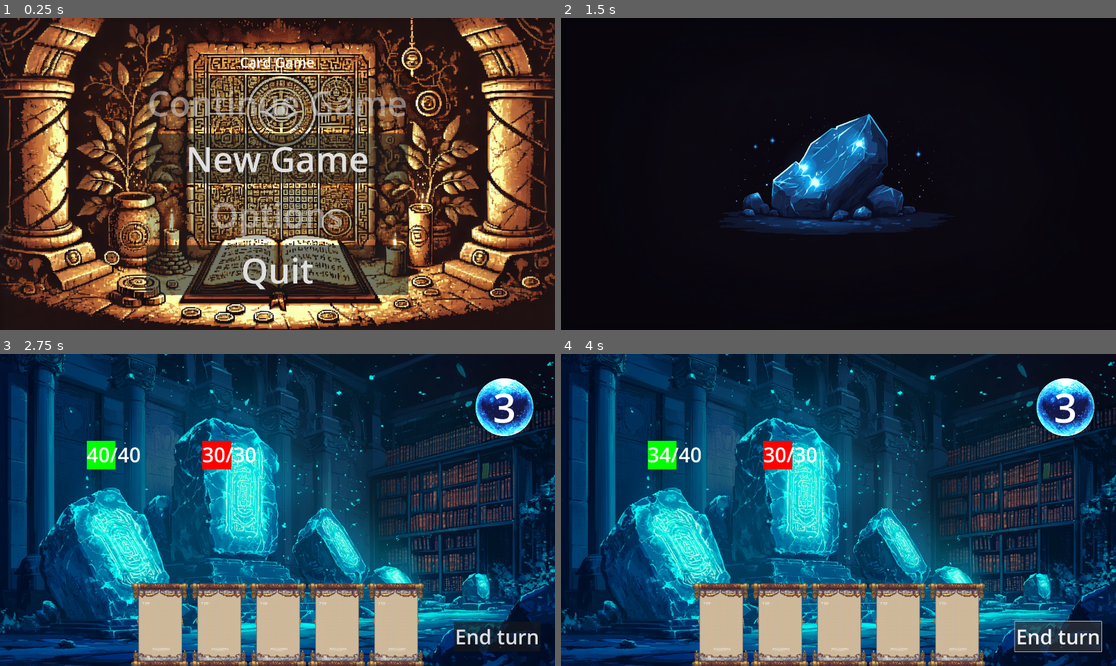
Above: before the commit, frames 1-4 (two rows, left to right).
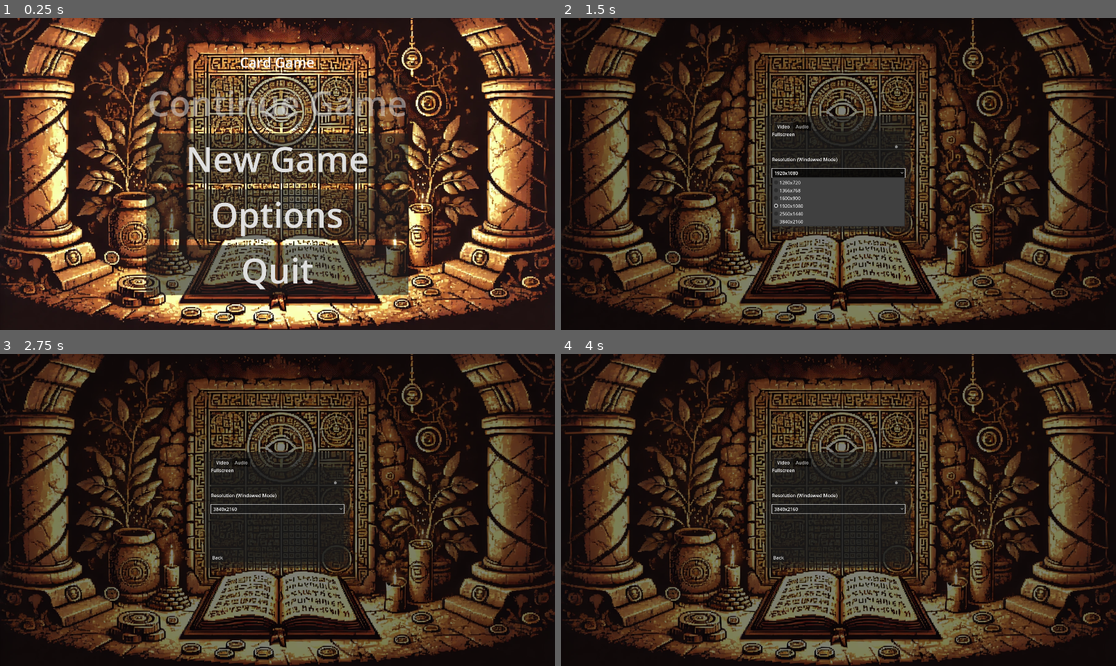
Above: after the commit, the same moments.

Repository: Pixel-Pilgrims/game-off-2024
Game: Godot game, scene res://scenes/Main.tscn
Two runs of this game, one before a commit and one after it. Both use one fixed random seed, a clock stepped at 60 frames per second and the inputs below. Sound files missing from this copy of the repository are replaced by a short silence.
Inputs (mouse positions are in pixels of both pictures, inside the frame that each line leads up to):
- Up to frame 1 (0.25 s): no input
- Up to frame 2 (1.5 s): click (838, 214) at 0.5 s, where only the run after the commit has a clickable "Options"; click (838, 174) at 1.25 s, where only the run after the commit has a clickable "1920x1080"
- Up to frame 3 (2.75 s): click (216, 556) at 2 s, where only the run after the commit has a clickable "Back"
- Up to frame 4 (4 s): click (838, 510) at 2.75 s, where only the run after the commit has a clickable "3840x2160"; click (1060, 637) at 3.5 s, where only the run before the commit has a clickable "End turn"

The runs differ from the first frame. In frame 1, 4.7% of the frame differs, in the area x 26-74%, y 54-72%; in frame 2, 59%; in frame 3, 98%; in frame 4, 99%, in the area x 0-100%, y 0-100%.

Commit message:
feat: add options menu

Diff:
--- a/project.godot
+++ b/project.godot
@@ -21,6 +21,7 @@
 
 [autoload]
 
+ConfigManager="*res://scripts/managers/config_manager.gd"
 GameState="*res://scripts/autoload/game_state.gd"
 
 [display]
@@ -38,10 +39,6 @@
 config/itch_username=""
 config/itch_project_name=""
 
-[internationalization]
-
-locale/translations=PackedStringArray("res://addons/maaacks_options_menus/base/translations/menus_translations.en.translation", "res://addons/maaacks_options_menus/base/translations/menus_translations.fr.translation")
-
 [maaacks_options_menus]
 
 disable_plugin_dialogues=true
--- /dev/null
+++ b/scenes/menus/options_menu.tscn
@@ -0,0 +1,96 @@
+[gd_scene load_steps=2 format=3 uid="uid://umnex4p7msdu"]
+
+[ext_resource type="Script" path="res://scripts/scenes/options_menu.gd" id="1_script"]
+
+[node name="OptionsMenu" type="Control"]
+layout_mode = 3
+anchors_preset = 15
+anchor_right = 1.0
+anchor_bottom = 1.0
+grow_horizontal = 2
+grow_vertical = 2
+mouse_filter = 2
+script = ExtResource("1_script")
+
+[node name="ColorRect" type="ColorRect" parent="."]
+layout_mode = 1
+anchors_preset = 15
+anchor_right = 1.0
+anchor_bottom = 1.0
+grow_horizontal = 2
+grow_vertical = 2
+color = Color(0, 0, 0, 0.5)
+
+[node name="CenterContainer" type="CenterContainer" parent="."]
+layout_mode = 1
+anchors_preset = 15
+anchor_right = 1.0
+anchor_bottom = 1.0
+grow_horizontal = 2
+grow_vertical = 2
+
+[node name="PanelContainer" type="PanelContainer" parent="CenterContainer"]
+custom_minimum_size = Vector2(500, 400)
+layout_mode = 2
+mouse_filter = 2
+
+[node name="MarginContainer" type="MarginContainer" parent="CenterContainer/PanelContainer"]
+layout_mode = 2
+theme_override_constants/margin_left = 20
+theme_override_constants/margin_top = 20
+theme_override_constants/margin_right = 20
+theme_override_constants/margin_bottom = 20
+
+[node name="TabContainer" type="TabContainer" parent="CenterContainer/PanelContainer/MarginContainer"]
+layout_mode = 2
+current_tab = 0
+
+[node name="Video" type="VBoxContainer" parent="CenterContainer/PanelContainer/MarginContainer/TabContainer"]
+layout_mode = 2
+theme_override_constants/separation = 20
+metadata/_tab_index = 0
+
+[node name="FullscreenLabel" type="Label" parent="CenterContainer/PanelContainer/MarginContainer/TabContainer/Video"]
+layout_mode = 2
+text = "Fullscreen"
+
+[node name="FullscreenToggle" type="CheckButton" parent="CenterContainer/PanelContainer/MarginContainer/TabContainer/Video"]
+unique_name_in_owner = true
+layout_mode = 2
+
+[node name="ResolutionLabel" type="Label" parent="CenterContainer/PanelContainer/MarginContainer/TabContainer/Video"]
+layout_mode = 2
+text = "Resolution (Windowed Mode)"
+
+[node name="ResolutionOptionButton" type="OptionButton" parent="CenterContainer/PanelContainer/MarginContainer/TabContainer/Video"]
+unique_name_in_owner = true
+layout_mode = 2
+
+[node name="Audio" type="VBoxContainer" parent="CenterContainer/PanelContainer/MarginContainer/TabContainer"]
+visible = false
+layout_mode = 2
+theme_override_constants/separation = 20
+metadata/_tab_index = 1
+
+[node name="MuteLabel" type="Label" parent="CenterContainer/PanelContainer/MarginContainer/TabContainer/Audio"]
+layout_mode = 2
+text = "Mute Audio"
+
+[node name="MuteToggle" type="CheckButton" parent="CenterContainer/PanelContainer/MarginContainer/TabContainer/Audio"]
+unique_name_in_owner = true
+layout_mode = 2
+
+[node name="VolumeLabel" type="Label" parent="CenterContainer/PanelContainer/MarginContainer/TabContainer/Audio"]
+layout_mode = 2
+text = "Master Volume"
+
+[node name="VolumeSlider" type="HSlider" parent="CenterContainer/PanelContainer/MarginContainer/TabContainer/Audio"]
+unique_name_in_owner = true
+layout_mode = 2
+
+[node name="BackButton" type="Button" parent="CenterContainer/PanelContainer/MarginContainer"]
+unique_name_in_owner = true
+layout_mode = 2
+size_flags_horizontal = 0
+size_flags_vertical = 8
+text = "Back"
--- /dev/null
+++ b/scripts/managers/config_manager.gd
@@ -0,0 +1,98 @@
+# config_manager.gd
+extends Node
+
+const CONFIG_PATH = "user://config.cfg"
+
+var config = {
+	"video": {
+		"fullscreen": false,
+		"resolution_index": 0
+	},
+	"audio": {
+		"master_volume": 0,
+		"muted": false
+	}
+}
+
+var resolutions = [
+	Vector2(1280, 720),
+	Vector2(1366, 768),
+	Vector2(1600, 900),
+	Vector2(1920, 1080),
+	Vector2(2560, 1440),
+	Vector2(3840, 2160)
+]
+
+func _ready() -> void:
+	# Important to call in _ready to ensure window exists
+	load_config()
+	# Call with a slight delay to ensure window is fully initialized
+	call_deferred("apply_config")
+
+func save_config() -> void:
+	var config_file = FileAccess.open(CONFIG_PATH, FileAccess.WRITE)
+	var json_string = JSON.stringify(config)
+	config_file.store_string(json_string)
+
+func load_config() -> void:
+	if not FileAccess.file_exists(CONFIG_PATH):
+		# Get current window state for initial config
+		config.video.fullscreen = DisplayServer.window_get_mode() == DisplayServer.WINDOW_MODE_FULLSCREEN
+		# Find closest resolution match for current window size
+		var current_size = DisplayServer.window_get_size()
+		var closest_index = 0
+		var smallest_diff = Vector2.INF
+		for i in range(resolutions.size()):
+			var diff = (resolutions[i] - Vector2(current_size)).length()
+			if diff < smallest_diff.length():
+				smallest_diff = Vector2(diff, diff)
+				closest_index = i
+		config.video.resolution_index = closest_index
+
+		# Get current audio state
+		config.audio.master_volume = AudioServer.get_bus_volume_db(0)
+		config.audio.muted = AudioServer.is_bus_mute(0)
+
+		save_config()
+		return
+
+	var config_file = FileAccess.open(CONFIG_PATH, FileAccess.READ)
+	var json_string = config_file.get_as_text()
+
+	var json = JSON.new()
+	var parse_result = json.parse(json_string)
+	if parse_result == OK:
+		var loaded_config = json.get_data()
+		if typeof(loaded_config) == TYPE_DICTIONARY:
+			if "video" in loaded_config:
+				config.video = loaded_config.video
+			if "audio" in loaded_config:
+				config.audio = loaded_config.audio
+
+func apply_config() -> void:
+	print("Applying config: ", config) # Debug print
+
+	# Apply video settings
+	if config.video.fullscreen:
+		DisplayServer.window_set_mode(DisplayServer.WINDOW_MODE_FULLSCREEN)
+	else:
+		DisplayServer.window_set_mode(DisplayServer.WINDOW_MODE_WINDOWED)
+		var resolution_index = config.video.resolution_index
+		if resolution_index >= 0 and resolution_index < resolutions.size():
+			DisplayServer.window_set_size(resolutions[resolution_index])
+
+	# Apply audio settings
+	AudioServer.set_bus_volume_db(0, config.audio.master_volume)
+	AudioServer.set_bus_mute(0, config.audio.muted)
+
+func update_video_settings(fullscreen: bool, resolution_index: int) -> void:
+	print("Updating video settings - fullscreen: ", fullscreen, " resolution_index: ", resolution_index) # Debug print
+	config.video.fullscreen = fullscreen
+	config.video.resolution_index = resolution_index
+	save_config()
+
+func update_audio_settings(volume: float, muted: bool) -> void:
+	print("Updating audio settings - volume: ", volume, " muted: ", muted) # Debug print
+	config.audio.master_volume = volume
+	config.audio.muted = muted
+	save_config()
--- a/scripts/scenes/main.gd
+++ b/scripts/scenes/main.gd
@@ -1,11 +1,14 @@
+# main.gd
 extends Node
 
 @onready var combat_scene = preload("res://scenes/combat.tscn")
-@onready var menu_scene = preload("res://scenes/menus/main_menu/main_menu.tscn")
+@onready var menu_scene = preload("res://scenes/menus/main_menu.tscn")
 
 var current_scene: Node = null
 
 func _ready():
+	# Ensure config is applied before showing the menu
+	await get_tree().create_timer(0.1).timeout
 	show_main_menu()
 
 func show_main_menu():
--- a/scripts/scenes/main_menu.gd
+++ b/scripts/scenes/main_menu.gd
@@ -1,8 +1,16 @@
+# main_menu.gd
 extends Control
+
+const OPTIONS_SCENE = preload("res://scenes/menus/options_menu.tscn")
 
 func _ready():
 	$CenterContainer/VBoxContainer/StartButton.pressed.connect(_on_start_pressed)
 	$CenterContainer/VBoxContainer/QuitButton.pressed.connect(_on_quit_pressed)
+	$CenterContainer/VBoxContainer/Options.pressed.connect(_on_options_pressed)
+
+	# Enable the options button since we now have functionality for it
+	$CenterContainer/VBoxContainer/Options.disabled = false
+	$CenterContainer/VBoxContainer/ContinueButton.pressed.connect(_on_continue_button_pressed)
 
 func _on_start_pressed():
 	print("start pressed")
@@ -10,7 +18,6 @@
 	var new_game_cutscene = load("res://resources/cutscenes/new_game/new_game_cutscene.tres")
 	$CutsceneSystem.play_cutscene(new_game_cutscene, start_combat)
 
-# TODO: combat should not be started from the main menu, continue should go to the 'home-base'
 func start_combat() -> void:
 	get_node("/root/Main").start_combat()
 
@@ -19,12 +26,18 @@
 	GameState.save_game()
 	get_tree().quit()
 
-
 func _on_continue_button_pressed() -> void:
 	print("continue pressed")
 	GameState.load_game()
 	start_combat()
 
+func _on_options_pressed() -> void:
+	var options = OPTIONS_SCENE.instantiate()
+	add_child(options)
+	# Hide the main menu buttons while in options
+	$CenterContainer.hide()
+	# Connect to know when to show the buttons again
+	options.options_closed.connect(_on_options_closed)
 
-func _on_options_pressed() -> void:
-	pass # Replace with function body.
+func _on_options_closed() -> void:
+	$CenterContainer.show()
--- /dev/null
+++ b/scripts/scenes/options_menu.gd
@@ -0,0 +1,121 @@
+# options_menu.gd
+extends Control
+
+signal options_closed
+
+# Scene References
+@onready var fullscreen_toggle = %FullscreenToggle
+@onready var resolution_dropdown = %ResolutionOptionButton
+@onready var master_volume_slider = %VolumeSlider
+@onready var mute_toggle = %MuteToggle
+@onready var back_button = %BackButton
+
+func _ready():
+	setup_controls()
+	load_settings()
+	connect_signals()
+
+func setup_controls():
+	# Setup resolution dropdown
+	for resolution in ConfigManager.resolutions:
+		resolution_dropdown.add_item("%dx%d" % [resolution.x, resolution.y])
+
+	# Setup volume slider
+	master_volume_slider.min_value = -80
+	master_volume_slider.max_value = 0
+
+	# Load initial values
+	fullscreen_toggle.button_pressed = ConfigManager.config.video.fullscreen
+	resolution_dropdown.selected = ConfigManager.config.video.resolution_index
+	master_volume_slider.value = ConfigManager.config.audio.master_volume
+	mute_toggle.button_pressed = ConfigManager.config.audio.muted
+
+	# Update resolution dropdown state based on fullscreen
+	_update_resolution_dropdown_state()
+
+func connect_signals():
+	print("Connecting signals...") # Debug print
+	fullscreen_toggle.pressed.connect(_on_fullscreen_toggled)
+	resolution_dropdown.item_selected.connect(_on_resolution_selected)
+	master_volume_slider.value_changed.connect(_on_volume_changed)
+	mute_toggle.toggled.connect(_on_mute_toggled)
+	back_button.pressed.connect(_on_back_pressed)
+
+func _update_resolution_dropdown_state():
+	if fullscreen_toggle.button_pressed:
+		# Get current screen resolution
+		var screen_size = DisplayServer.screen_get_size()
+		resolution_dropdown.disabled = true
+
+		# Find and select the closest matching resolution
+		var closest_index = 0
+		var smallest_diff = Vector2.INF
+		for i in range(ConfigManager.resolutions.size()):
+			var diff = (ConfigManager.resolutions[i] - Vector2(screen_size)).length()
+			if diff < smallest_diff.length():
+				smallest_diff = Vector2(diff, diff)
+				closest_index = i
+
+		resolution_dropdown.selected = closest_index
+		DisplayServer.window_set_size(screen_size)
+	else:
+		resolution_dropdown.disabled = false
+
+func _on_fullscreen_toggled():
+	print("Fullscreen toggled: ", fullscreen_toggle.button_pressed) # Debug print
+	if fullscreen_toggle.button_pressed:
+		DisplayServer.window_set_mode(DisplayServer.WINDOW_MODE_FULLSCREEN)
+	else:
+		DisplayServer.window_set_mode(DisplayServer.WINDOW_MODE_WINDOWED)
+
+	_update_resolution_dropdown_state()
+	save_settings()
+
+func _on_resolution_selected(index: int):
+	print("Resolution selected: ", index) # Debug print
+	if index >= 0 and index < ConfigManager.resolutions.size() and not fullscreen_toggle.button_pressed:
+		var resolution = ConfigManager.resolutions[index]
+		DisplayServer.window_set_size(resolution)
+		save_settings()
+
+func _on_volume_changed(value: float):
+	print("Volume changed: ", value) # Debug print
+	AudioServer.set_bus_volume_db(0, value)
+	save_settings()
+
+func _on_mute_toggled(button_pressed: bool):
+	print("Mute toggled: ", button_pressed) # Debug print
+	AudioServer.set_bus_mute(0, button_pressed)
+	save_settings()
+
+func _on_back_pressed():
+	print("Back pressed") # Debug print
+	save_settings()
+	options_closed.emit()
+	queue_free()
+
+func save_settings():
+	ConfigManager.update_video_settings(
+		fullscreen_toggle.button_pressed,
+		resolution_dropdown.selected
+	)
+	ConfigManager.update_audio_settings(
+		master_volume_slider.value,
+		mute_toggle.button_pressed
+	)
+
+func load_settings():
+	fullscreen_toggle.button_pressed = ConfigManager.config.video.fullscreen
+	resolution_dropdown.selected = ConfigManager.config.video.resolution_index
+	master_volume_slider.value = ConfigManager.config.audio.master_volume
+	mute_toggle.button_pressed = ConfigManager.config.audio.muted
+
+	# Apply the settings
+	if ConfigManager.config.video.fullscreen:
+		DisplayServer.window_set_mode(DisplayServer.WINDOW_MODE_FULLSCREEN)
+	else:
+		DisplayServer.window_set_mode(DisplayServer.WINDOW_MODE_WINDOWED)
+		_on_resolution_selected(ConfigManager.config.video.resolution_index)
+
+	AudioServer.set_bus_volume_db(0, ConfigManager.config.audio.master_volume)
+	AudioServer.set_bus_mute(0, ConfigManager.config.audio.muted)
Renamed: scenes/menus/main_menu/main_menu.tscn -> scenes/menus/main_menu.tscn
